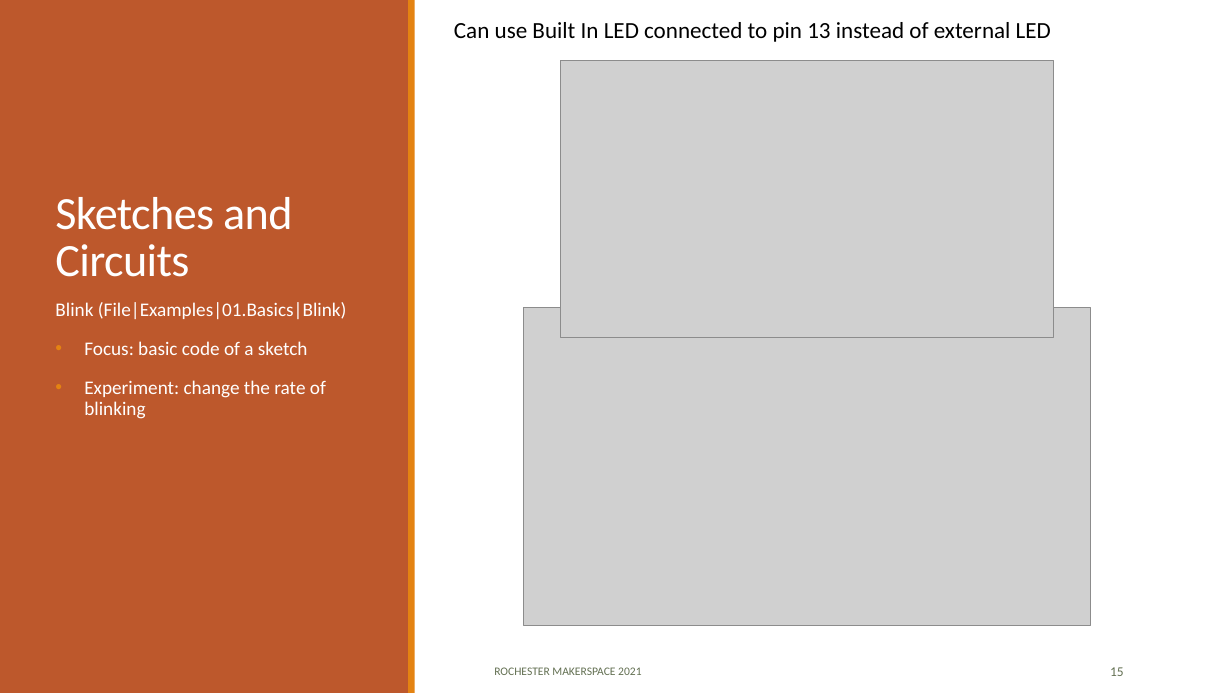
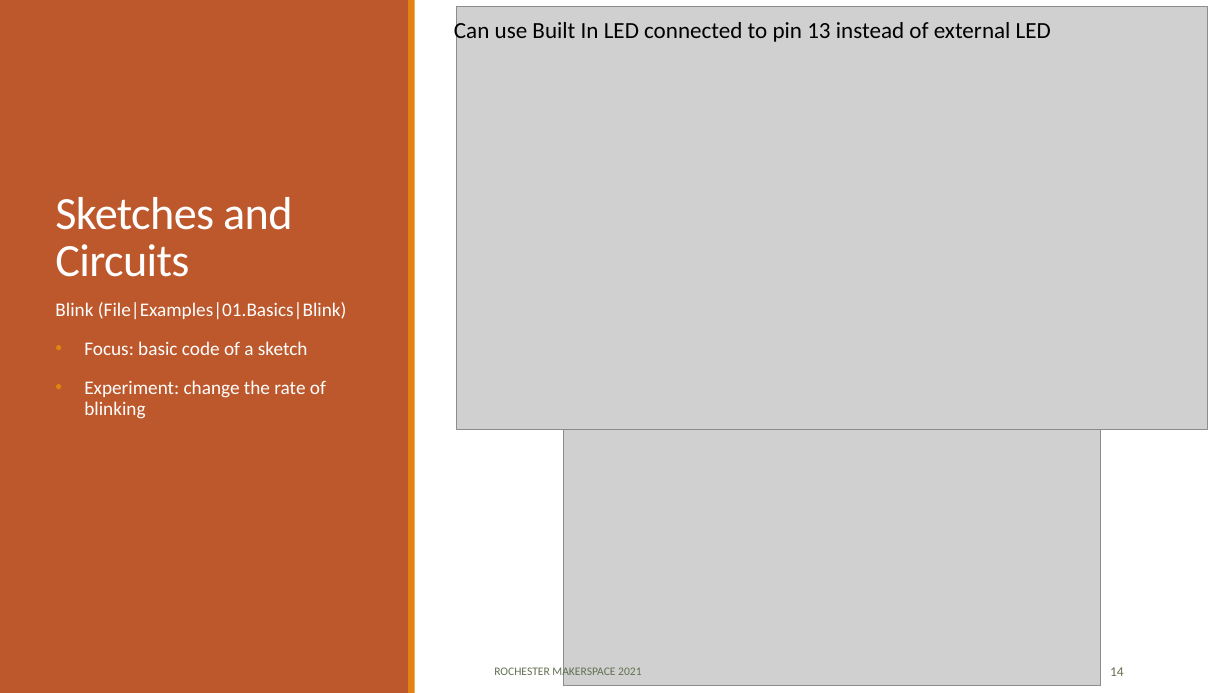
Before and after one commit to RochesterMakerSpace/ArduinoClass, a slide deck: slide 14 of docs/Introduction to Arduino.pptx (slide 15 before the commit). Drawn at 1232x693 pixels with LibreOffice and Linux fonts; fonts in the diff are those of the drawing; grey boxes stand for pictures. Boxes give left, top, right and bottom in pixels: in the first picture for what was removed or moved away, otherwise in the second. Text is boxed around its words. In the diff, an @@ line names an element or a change of style, - is before the commit and + after.

```diff
--- a/docs/Introduction to Arduino.pptx
+++ b/docs/Introduction to Arduino.pptx
@@ picture: place and size @@
-picture at <box>560,60,1054,337</box>
+picture at <box>457,6,1208,429</box>
@@ picture: place and size @@
-picture at <box>524,307,1091,626</box>
+picture at <box>564,383,1102,685</box>
@@ page number at <box>1110,667,1124,676</box>: text changed @@
-15
+14
```
Also in this commit, not shown: 18 other slides changed, 3 slides added, 1 slide removed, 6 other files.
